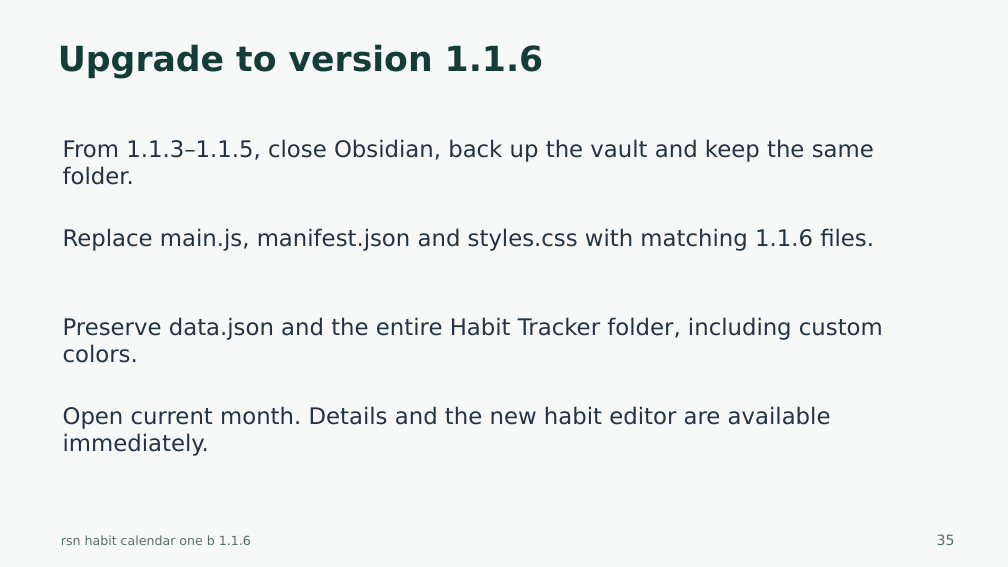
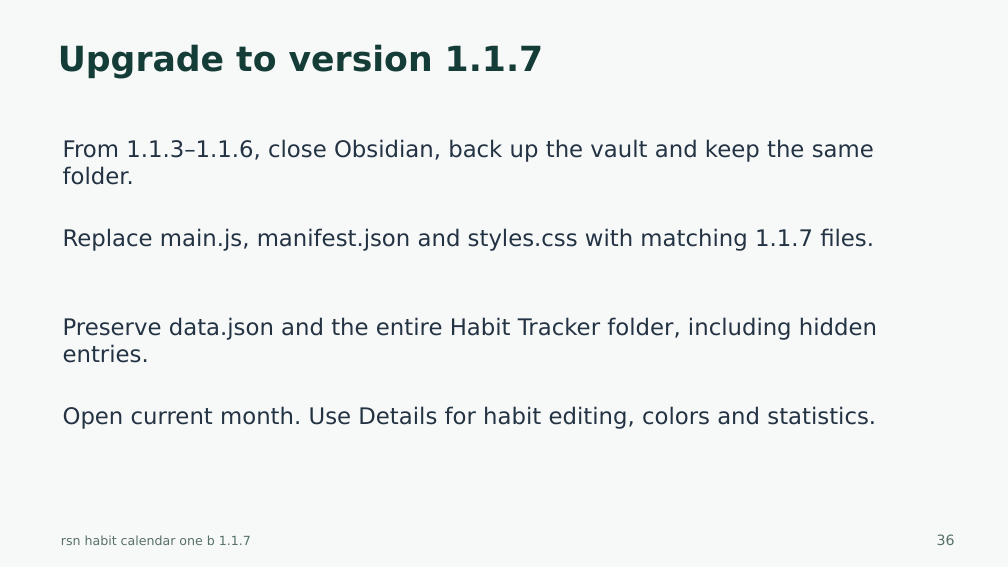
Before and after one commit to harharhari/rsn-habit-tracker-obsidian-plugin, a slide deck: slide 36 of docs/rsn-habit-calendar-one-b-tutorial.pptx (slide 35 before the commit). Drawn at 1008x567 pixels with LibreOffice and Linux fonts; fonts in the diff are those of the drawing. Boxes give left, top, right and bottom in pixels: in the first picture for what was removed or moved away, otherwise in the second. Text is boxed around its words. In the diff, an @@ line names an element or a change of style, - is before the commit and + after.

Commit message:
1. simplification of obsidian plugin 2. version 1.1.7 3. as on 2026-10-26

```diff
--- a/docs/rsn-habit-calendar-one-b-tutorial.pptx
+++ b/docs/rsn-habit-calendar-one-b-tutorial.pptx
@@ text at [58, 44, 544, 78]: text changed @@
-Upgrade to version 1.1.6
+Upgrade to version 1.1.7
@@ text at [63, 139, 874, 185]: text changed @@
-From 1.1.3–1.1.5, close Obsidian, back up the vault and keep the same folder.
+From 1.1.3–1.1.6, close Obsidian, back up the vault and keep the same folder.
@@ text at [63, 228, 874, 251]: text changed @@
-Replace main.js, manifest.json and styles.css with matching 1.1.6 files.
+Replace main.js, manifest.json and styles.css with matching 1.1.7 files.
@@ text at [63, 317, 877, 363]: text changed @@
-Preserve data.json and the entire Habit Tracker folder, including custom colors.
+Preserve data.json and the entire Habit Tracker folder, including hidden entries.
@@ text at [63, 406, 876, 429]: text changed @@
-Open current month. Details and the new habit editor are available immediately.
+Open current month. Use Details for habit editing, colors and statistics.
@@ text at [61, 535, 251, 545]: text changed @@
-rsn habit calendar one b 1.1.6
+rsn habit calendar one b 1.1.7
@@ text at [937, 534, 955, 545]: text changed @@
-35
+36
```
Also in this commit, not shown: 43 other slides changed, 1 slide added, 34 other files.
